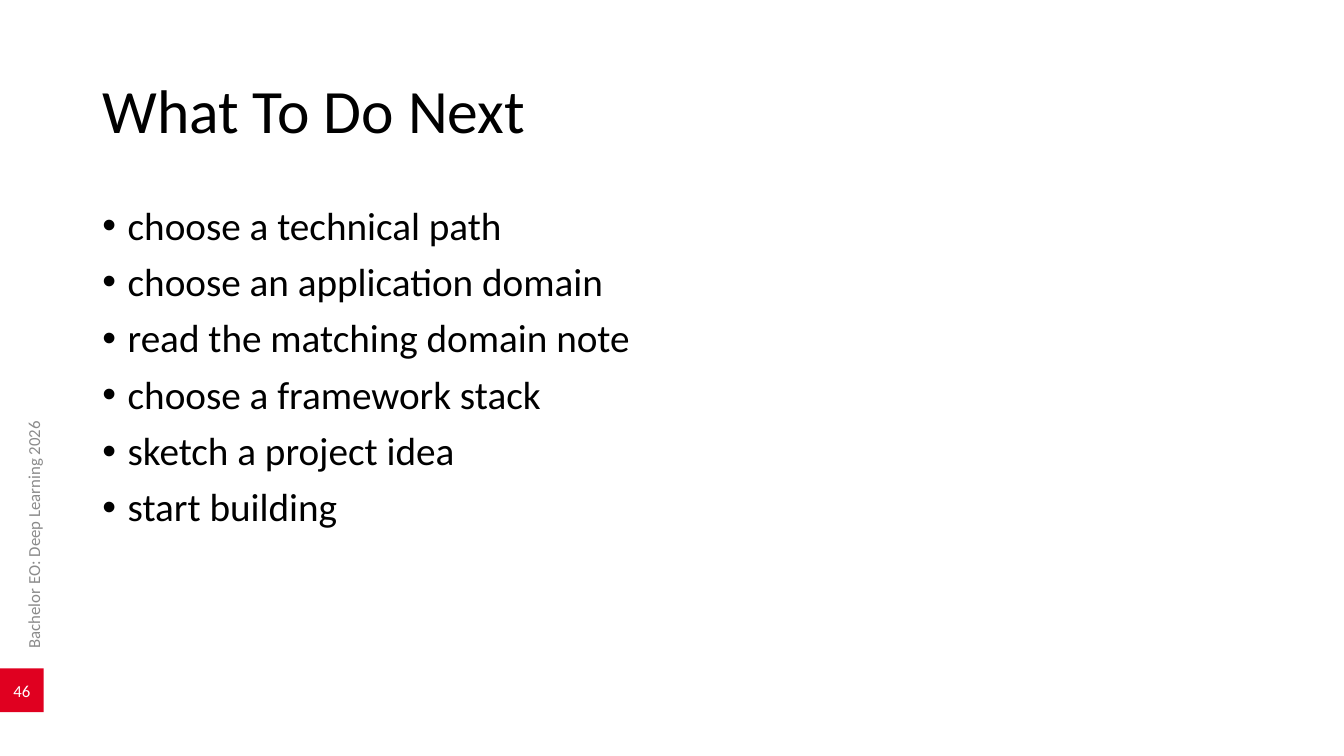
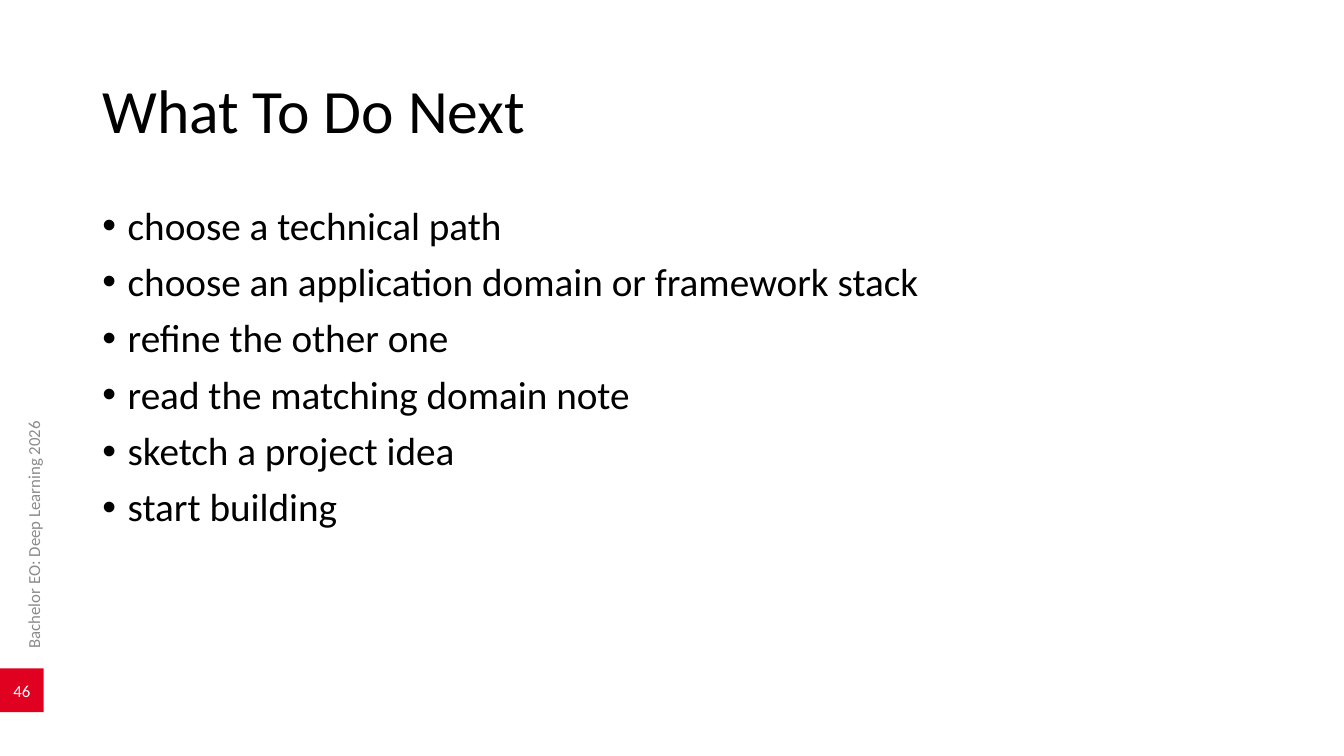
Before and after one commit to AlexanderDhoore/deep-learning-2026, a slide deck: slide 46 of slides/deep-learning-project-domains.pptx. Drawn at 1344x756 pixels with LibreOffice and Linux fonts; fonts in the diff are those of the drawing; background and template pictures are left out. Boxes give left, top, right and bottom in pixels: in the first picture for what was removed or moved away, otherwise in the second. Text is boxed around its words. In the diff, an @@ line names an element or a change of style, - is before the commit and + after.

Commit message:
Allow multiple ways to choose project direction

```diff
--- a/slides/deep-learning-project-domains.pptx
+++ b/slides/deep-learning-project-domains.pptx
@@ text at (128, 268, 919, 353): text changed @@
-• choose an application domain
+• choose an application domain or framework stack
+• refine the other one
@@ text at (128, 381, 541, 410): paragraph removed @@
-• choose a framework stack
```
Also in this commit, not shown: 1 other slide changed, 5 other files.
